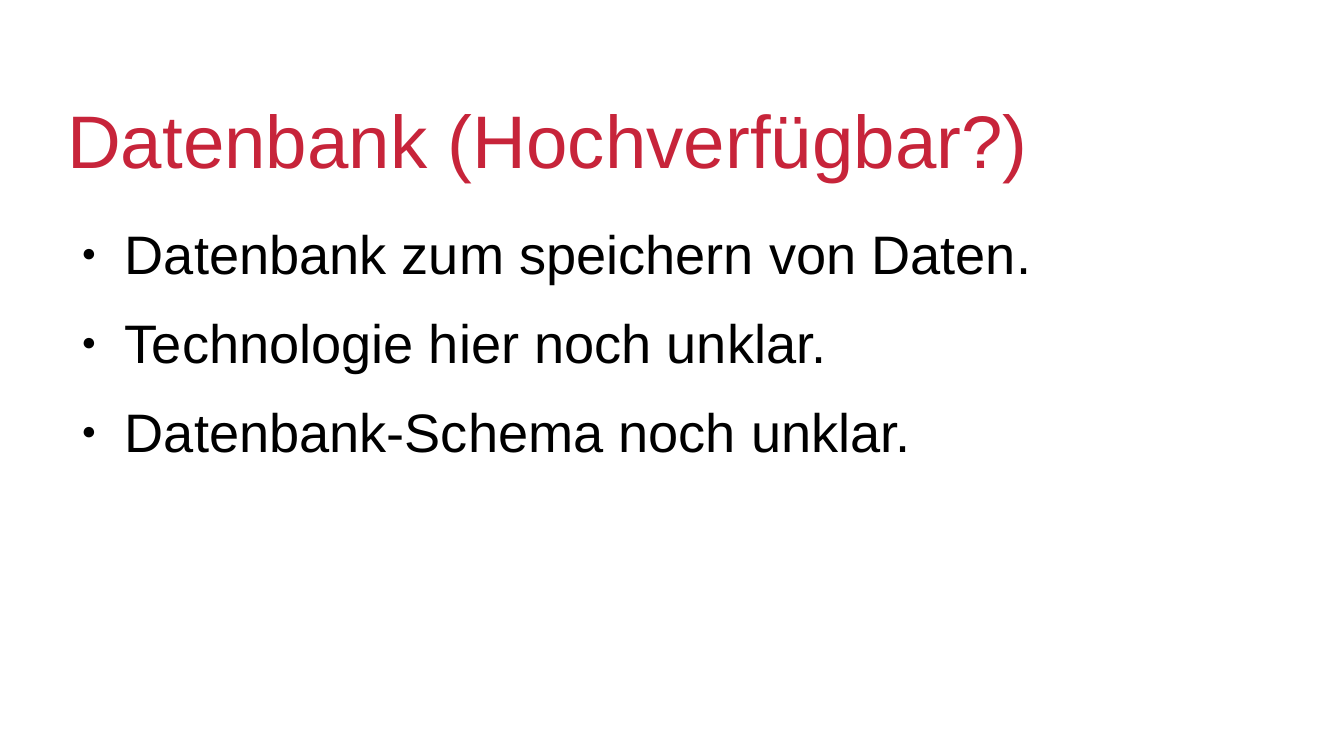
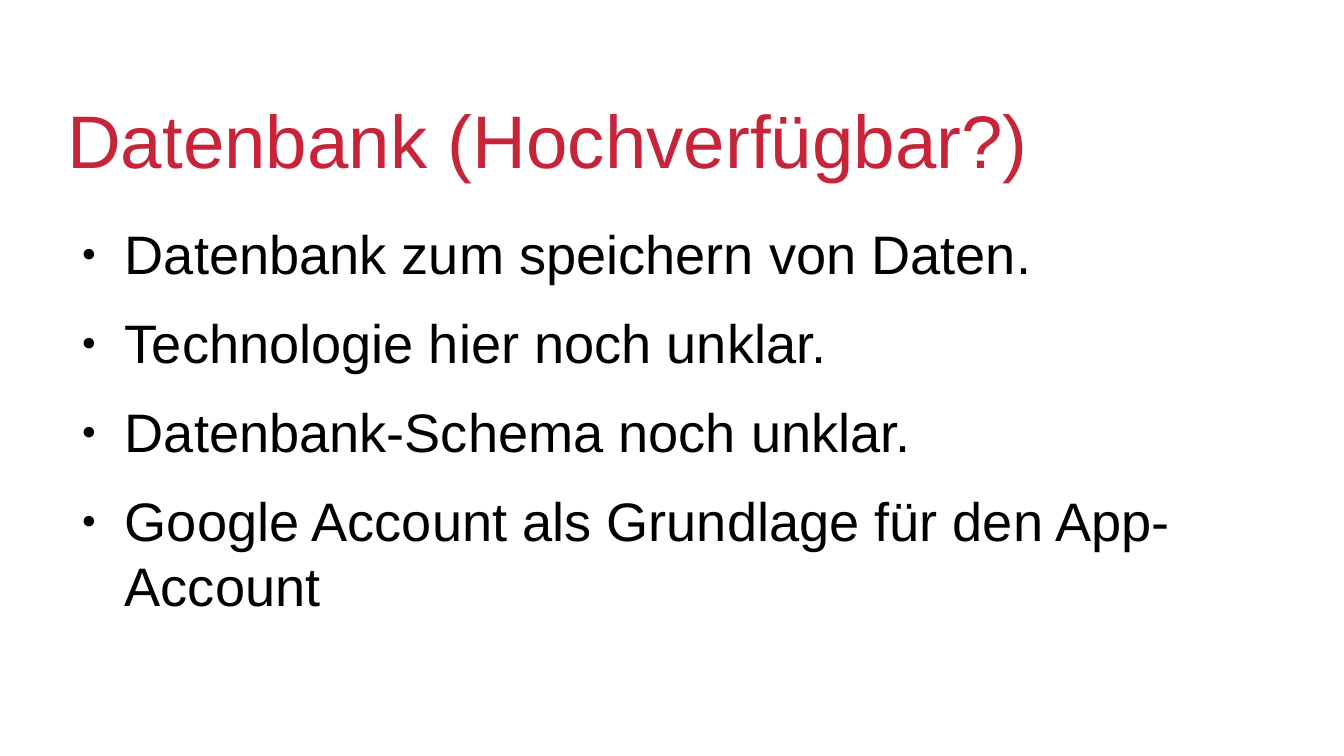
Before and after one commit to MasterInformatikHsBochum/data-app, a slide deck: slide 6 of preasiet1.odp. Drawn at 1344x756 pixels with LibreOffice and Linux fonts; fonts in the diff are those of the drawing; background and template pictures are left out. Boxes give left, top, right and bottom in pixels: in the first picture for what was removed or moved away, otherwise in the second. Text is boxed around its words. In the diff, an @@ line names an element or a change of style, - is before the commit and + after.

```diff
--- a/preasiet1.odp
+++ b/preasiet1.odp
@@ text at [125,501,1169,607]: paragraph added @@
+● Google Account als Grundlage für den App-Account
```
Also in this commit, not shown: 1 other slide changed.
